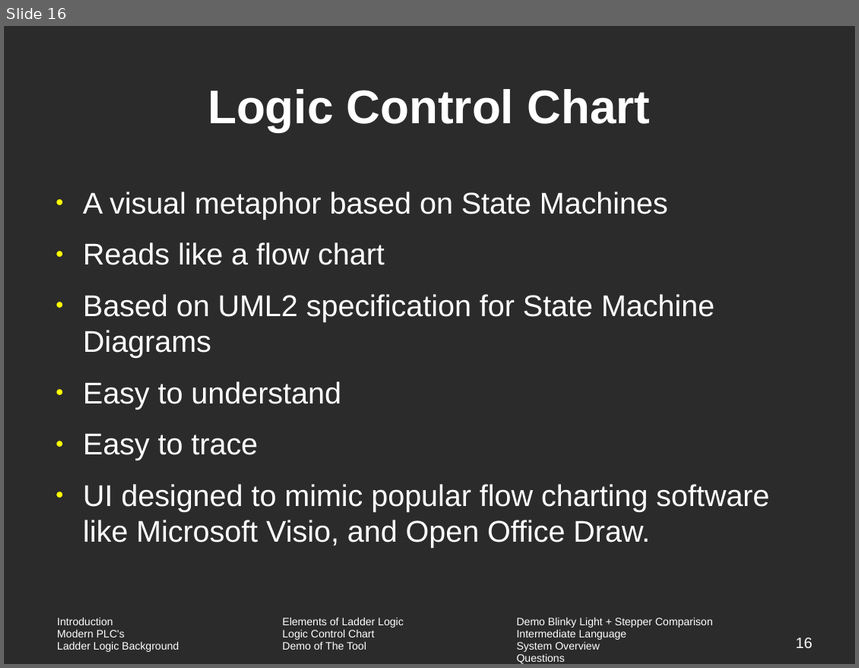
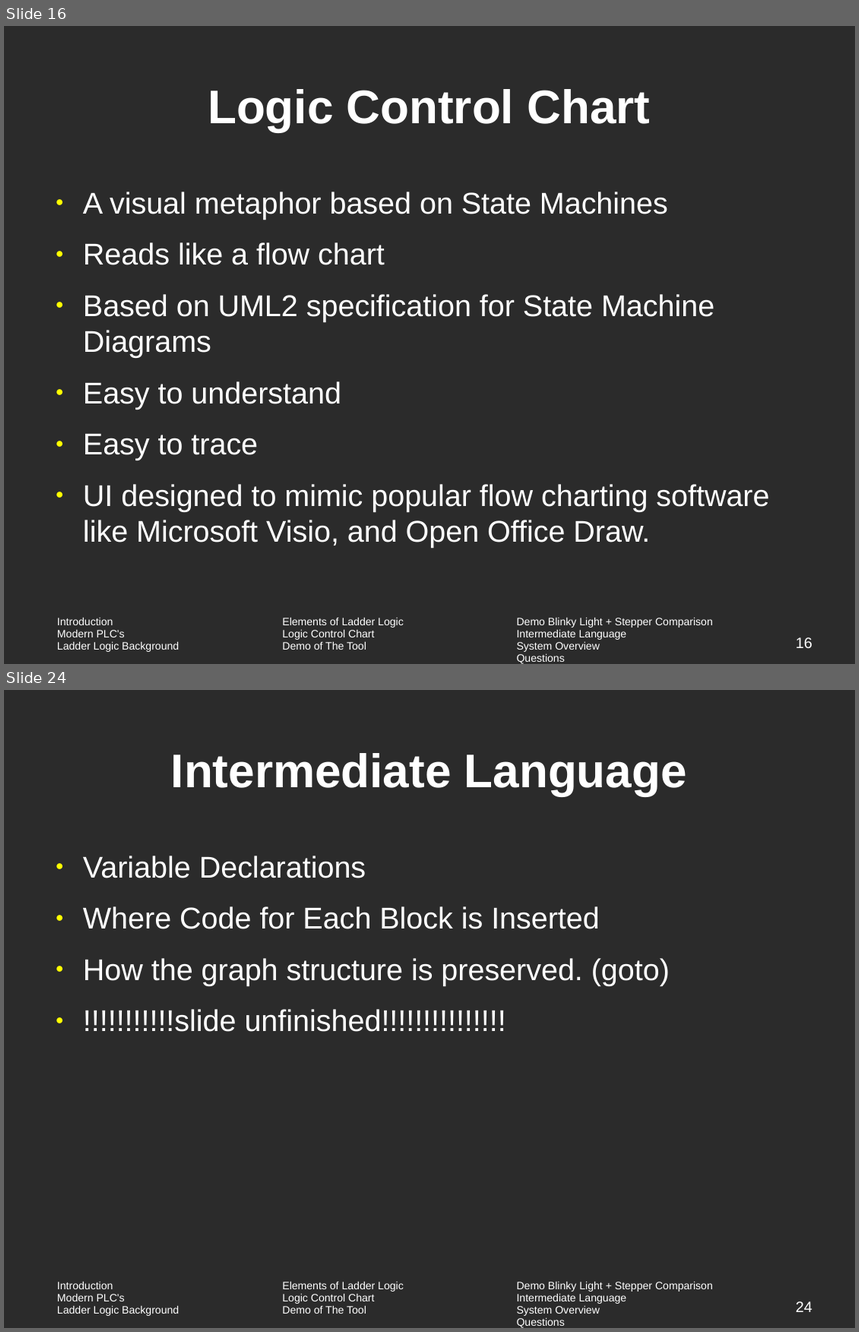
Before and after one commit to vortex-5/plcthesis, a slide deck: presentation/defense.odp. Shown one above the other, each under a label of ours: slide 16 before the commit, slides 16 and 24 after it; the slides between them are not shown. The pictures are 859x668 and 859x1332 pixels, drawn with LibreOffice and Linux fonts; fonts in the diff are those of the drawing; background and template pictures are left out; a plain dark background stands for a picture behind light text. Boxes give left, top, right and bottom in pixels: in the first picture for what was removed or moved away, otherwise in the second. Text is boxed around its words. In the diff, an @@ line names an element or a change of style, - is before the commit and + after.

Commit message:
added slides

```diff
--- a/presentation/defense.odp
+++ b/presentation/defense.odp
@@ slide 24 added at box(4, 690, 855, 1328), background picture (left out); not listed: 1 template element that a slide beside it also shows @@
@@ title added at box(171, 753, 687, 796), 44 pt, text #FFFFFF, bold @@
+Intermediate Language
@@ text added at box(83, 856, 670, 1032), 28 pt, text #FFFFFF @@
+● Variable Declarations
+● Where Code for Each Block is Inserted
+● How the graph structure is preserved. (goto)
+● !!!!!!!!!!!slide unfinished!!!!!!!!!!!!!!!
@@ page number added at box(796, 1302, 813, 1312), 14 pt, text #FFFFFF @@
+24
```
Also in this commit, not shown: 8 other slides added.
